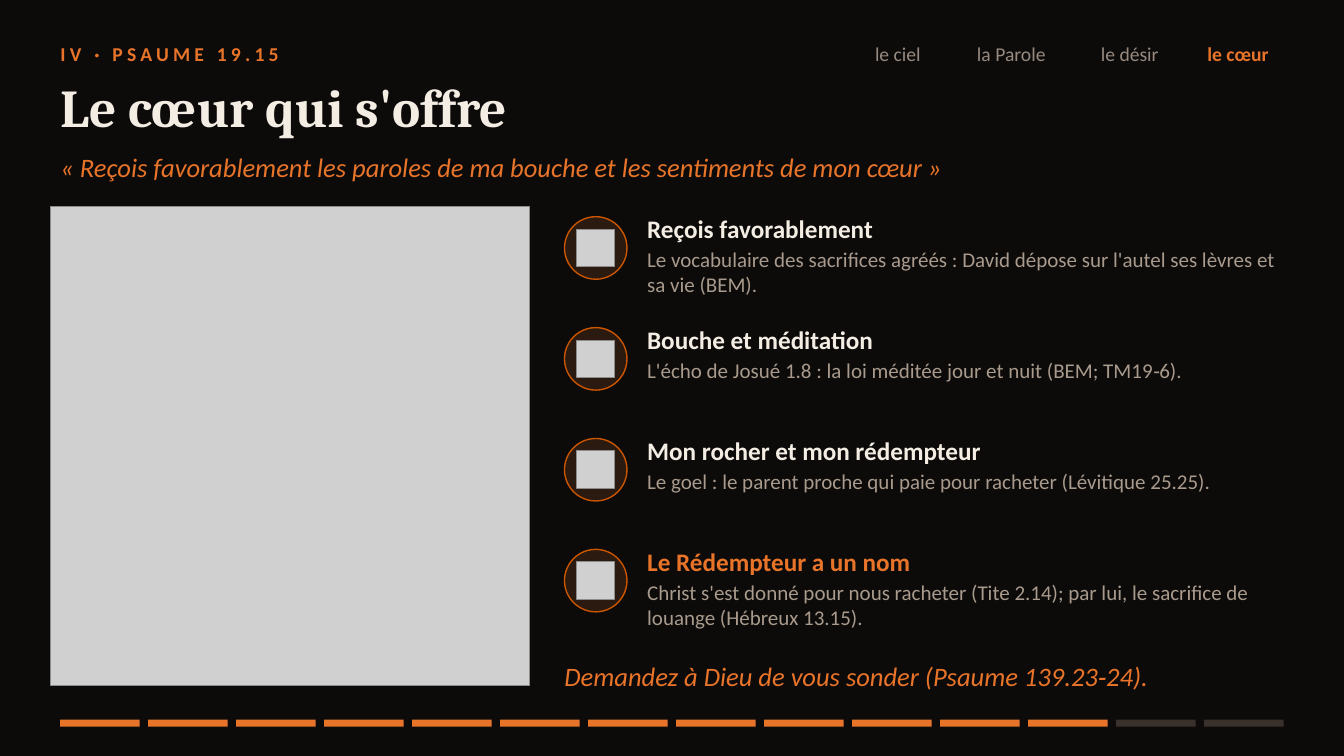
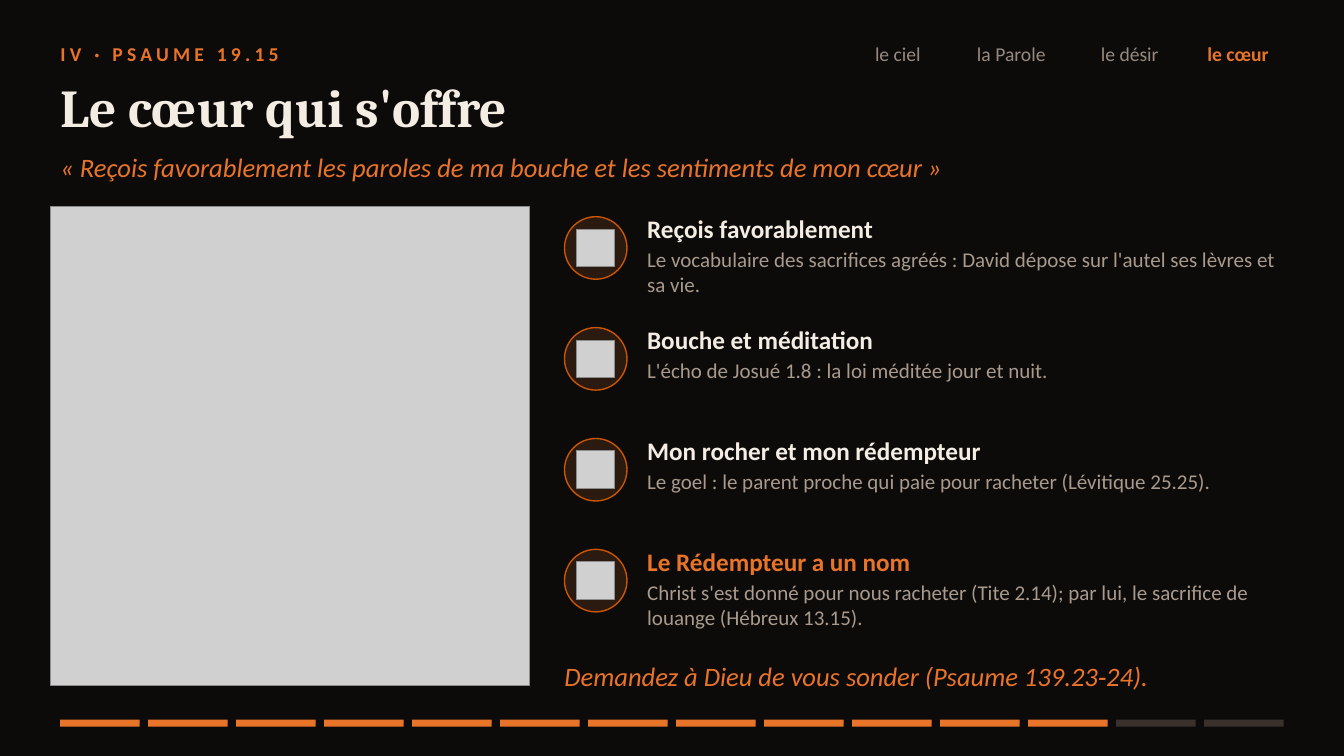
Before and after one commit to agbruneau/Prospection, a slide deck: slide 12 of Presentation-Psaume-19.pptx. Drawn at 1344x756 pixels with LibreOffice and Linux fonts; fonts in the diff are those of the drawing; grey boxes stand for pictures. Boxes give left, top, right and bottom in pixels: in the first picture for what was removed or moved away, otherwise in the second. Text is boxed around its words. In the diff, an @@ line names an element or a change of style, - is before the commit and + after.

```diff
--- a/Presentation-Psaume-19.pptx
+++ b/Presentation-Psaume-19.pptx
@@ text at bbox=[647, 252, 1274, 292]: text changed @@
-Le vocabulaire des sacrifices agréés : David dépose sur l'autel ses lèvres et sa vie (BEM).
+Le vocabulaire des sacrifices agréés : David dépose sur l'autel ses lèvres et sa vie.
@@ text at bbox=[647, 363, 1047, 382]: text changed @@
-L'écho de Josué 1.8 : la loi méditée jour et nuit (BEM; TM19‑6).
+L'écho de Josué 1.8 : la loi méditée jour et nuit.
```
Also in this commit, not shown: 11 other slides changed, 4 other files.
